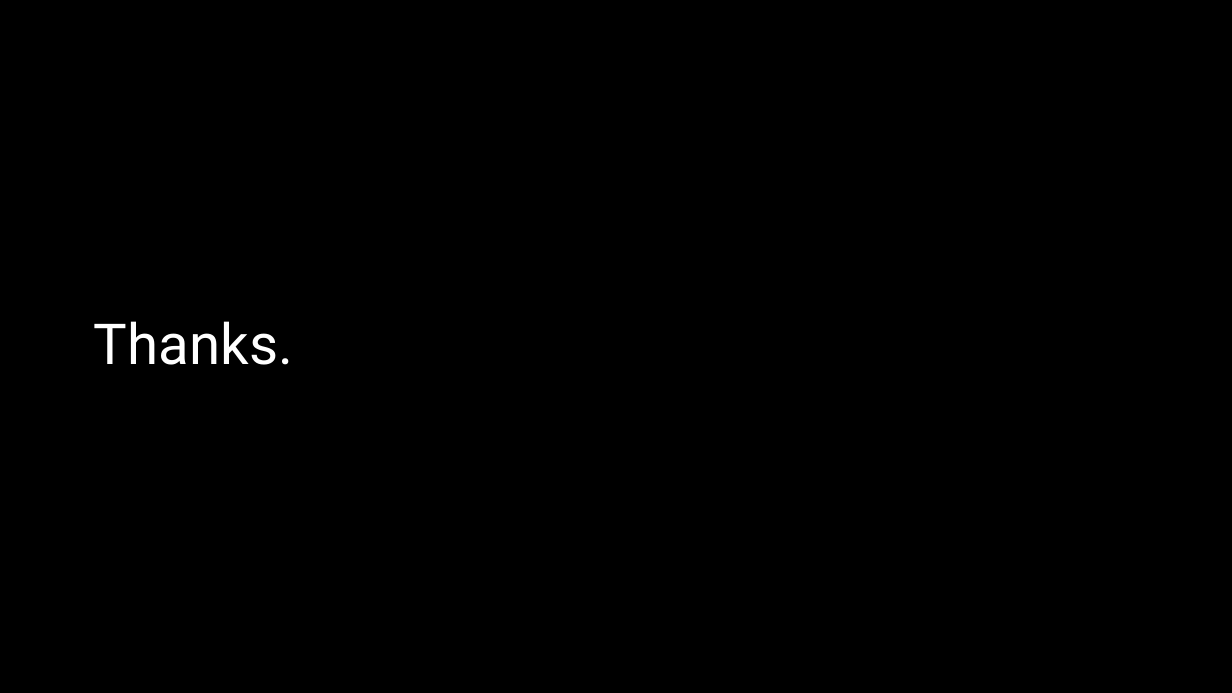
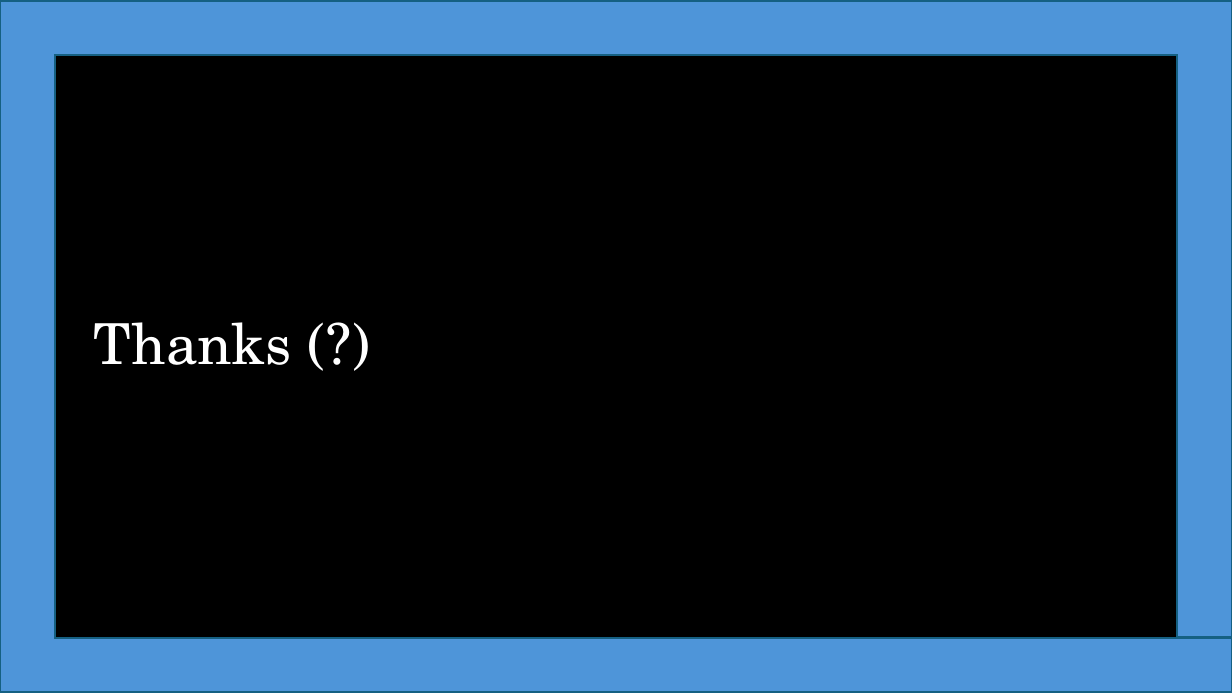
Before and after one commit to shafiqr-kmsw/matricphys, a slide deck: slide 93 of howtoreadbook/slides.pptx. Drawn at 1232x693 pixels with LibreOffice and Linux fonts; fonts in the diff are those of the drawing. Boxes give left, top, right and bottom in pixels: in the first picture for what was removed or moved away, otherwise in the second. Text is boxed around its words. In the diff, an @@ line names an element or a change of style, - is before the commit and + after.

```diff
--- a/howtoreadbook/slides.pptx
+++ b/howtoreadbook/slides.pptx
@@ freeform shape added at <box>0,1,1232,693</box>, fill #4E95D9, outline #156082 1.5 pt @@
@@ title at <box>94,322,292,365</box>: text changed; font Roboto to TeX Gyre Schola @@
-Thanks.
+Thanks (?)
```
Also in this commit, not shown: 58 other slides changed, 1 other file.
